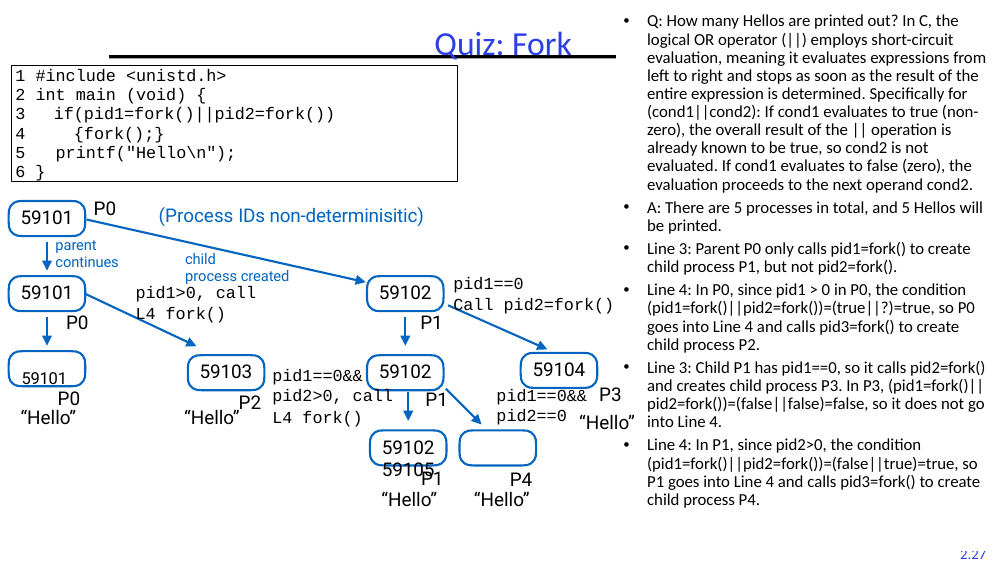
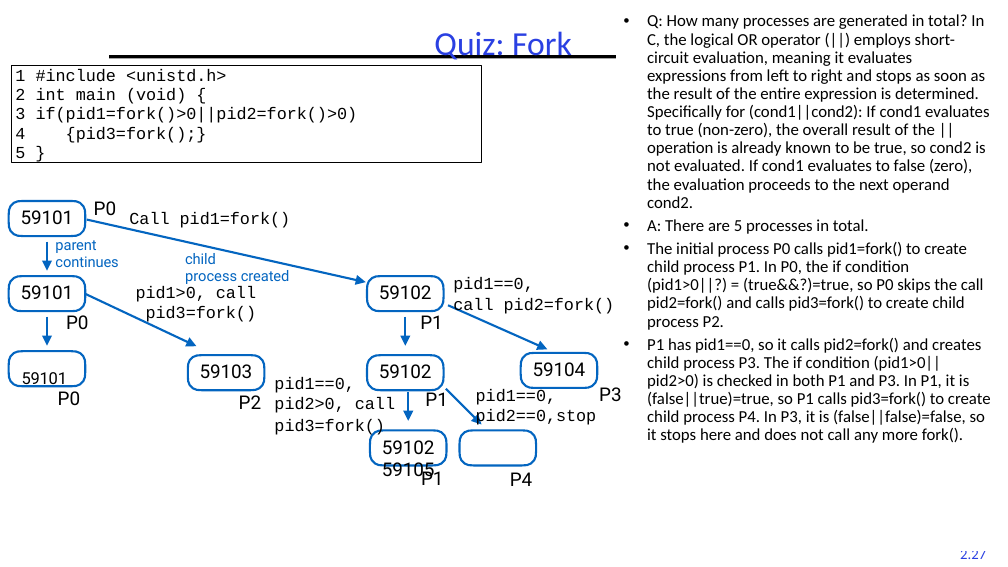
Before and after one commit to guhofstra/CSC256Fa25, a slide deck: slide 27 of PPTs/L2-Processes Threads.pptx. Drawn at 1008x567 pixels with LibreOffice and Linux fonts; fonts in the diff are those of the drawing. Boxes give left, top, right and bottom in pixels: in the first picture for what was removed or moved away, otherwise in the second. Text is boxed around its words. In the diff, an @@ line names an element or a change of style, - is before the commit and + after.

```diff
--- a/PPTs/L2-Processes Threads.pptx
+++ b/PPTs/L2-Processes Threads.pptx
@@ text at (x1=647, y1=14, x2=991, y2=443): text changed @@
-• Q: How many Hellos are printed out? In C, the logical OR operator (||) employs short-circuit evaluation, meaning it evaluates expressions from left to right and stops as soon as the result of the entire expression is determined. Specifically for (cond1||cond2): If cond1 evaluates to true (non-zero), the overall result of the || operation is already known to be true, so cond2 is not evaluated. If cond1 evaluates to false (zero), the evaluation proceeds to the next operand cond2.
-• A: There are 5 processes in total, and 5 Hellos will be printed.
-• Line 3: Parent P0 only calls pid1=fork() to create child process P1, but not pid2=fork().
-• Line 4: In P0, since pid1 > 0 in P0, the condition (pid1=fork()||pid2=fork())=(true||?)=true, so P0 goes into Line 4 and calls pid3=fork() to create child process P2.
-• Line 3: Child P1 has pid1==0, so it calls pid2=fork() and creates child process P3. In P3, (pid1=fork()||pid2=fork())=(false||false)=false, so it does not go into Line 4.
-• Line 4: In P1, since pid2>0, the condition (pid1=fork()||pid2=fork())=(false||true)=true, so P1 goes into Line 4 and calls pid3=fork() to create child process P4.
+• Q: How many processes are generated in total? In C, the logical OR operator (||) employs short-circuit evaluation, meaning it evaluates expressions from left to right and stops as soon as the result of the entire expression is determined. Specifically for (cond1||cond2): If cond1 evaluates to true (non-zero), the overall result of the || operation is already known to be true, so cond2 is not evaluated. If cond1 evaluates to false (zero), the evaluation proceeds to the next operand cond2.
+• A: There are 5 processes in total.
+• The initial process P0 calls pid1=fork() to create child process P1. In P0, the if condition (pid1>0||?) = (true&&?)=true, so P0 skips the call pid2=fork() and calls pid3=fork() to create child process P2.
+• P1 has pid1==0, so it calls pid2=fork() and creates child process P3. The if condition (pid1>0|| pid2>0) is checked in both P1 and P3. In P1, it is (false||true)=true, so P1 calls pid3=fork() to create child process P4. In P3, it is (false||false)=false, so it stops here and does not call any more fork().
@@ rectangle "1 #include <unistd.h>" resized from (x1=11, y1=66, x2=458, y2=182) to (x1=11, y1=66, x2=482, y2=163) @@
@@ text in rectangle at (x1=15, y1=107, x2=358, y2=163): text changed @@
-3 if(pid1=fork()||pid2=fork())
-4 {fork();}
-5 printf("Hello\n");
-6 }
+3 if(pid1=fork()>0||pid2=fork()>0)
+4 {pid3=fork();}
+5 }
@@ text removed at (x1=159, y1=207, x2=424, y2=226) @@
-(Process IDs non-determinisitic)
@@ text added at (x1=129, y1=212, x2=291, y2=230), 16 pt, text #000000 @@
+Call pid1=fork()
@@ text at (x1=136, y1=286, x2=257, y2=324): text changed @@
-pid1>0, call
-L4 fork()
+pid1>0, call pid3=fork()
@@ text at (x1=453, y1=277, x2=615, y2=316): text changed @@
-pid1==0
-Call pid2=fork()
+pid1==0,
+call pid2=fork()
@@ text at (x1=274, y1=377, x2=395, y2=436): text changed @@
-pid1==0&& pid2>0, call
-L4 fork()
+pid1==0, pid2>0, call
+pid3=fork()
@@ text at (x1=476, y1=389, x2=597, y2=425): text changed @@
-pid1==0&& pid2==0
+pid1==0, pid2==0,stop
@@ text removed at (x1=21, y1=409, x2=77, y2=424) @@
-“Hello”
@@ text removed at (x1=184, y1=409, x2=240, y2=425) @@
-“Hello”
@@ text removed at (x1=579, y1=414, x2=635, y2=430) @@
-“Hello”
@@ text removed at (x1=381, y1=491, x2=437, y2=506) @@
-“Hello”
@@ text removed at (x1=474, y1=491, x2=530, y2=507) @@
-“Hello”
```
Also in this commit, not shown: 10 other slides changed, 1 slide removed, 11 other files.
